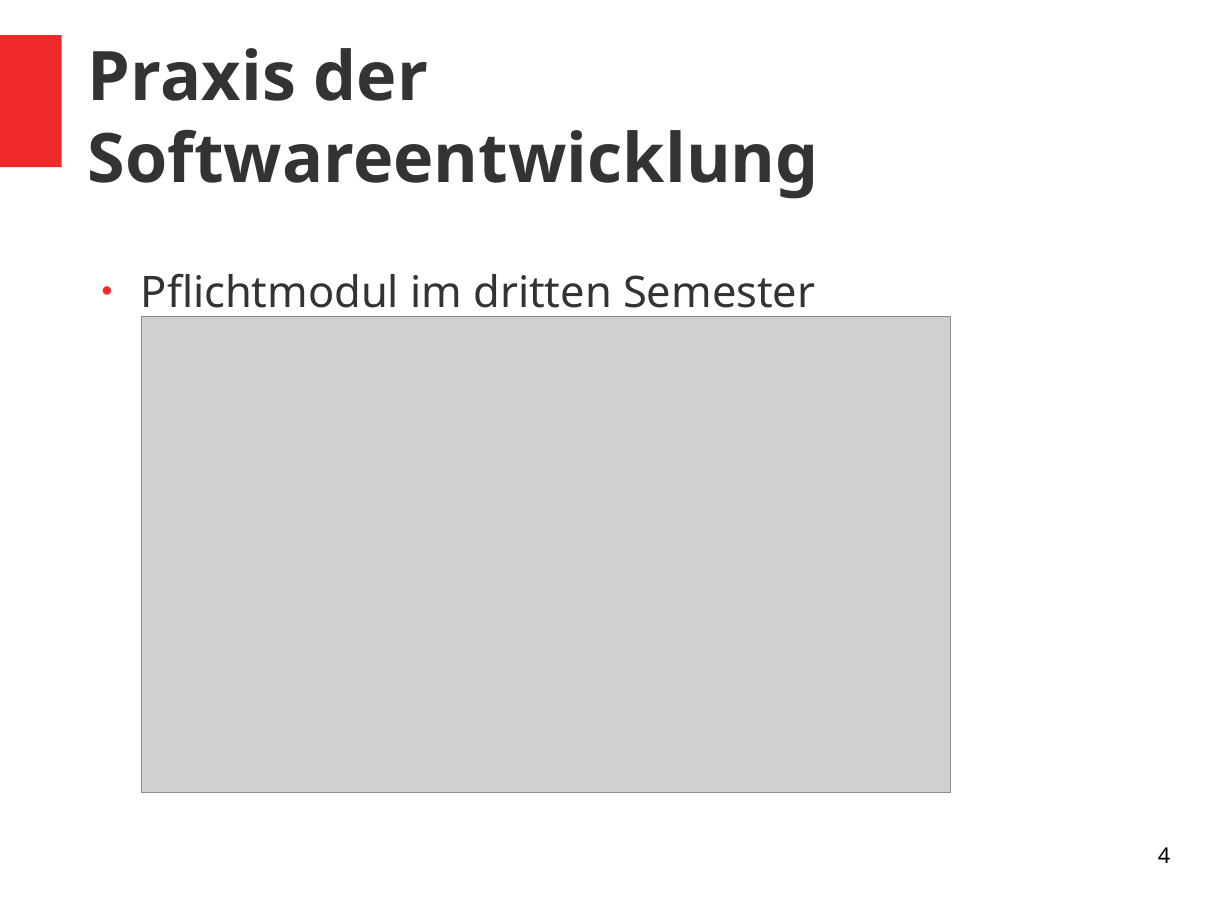
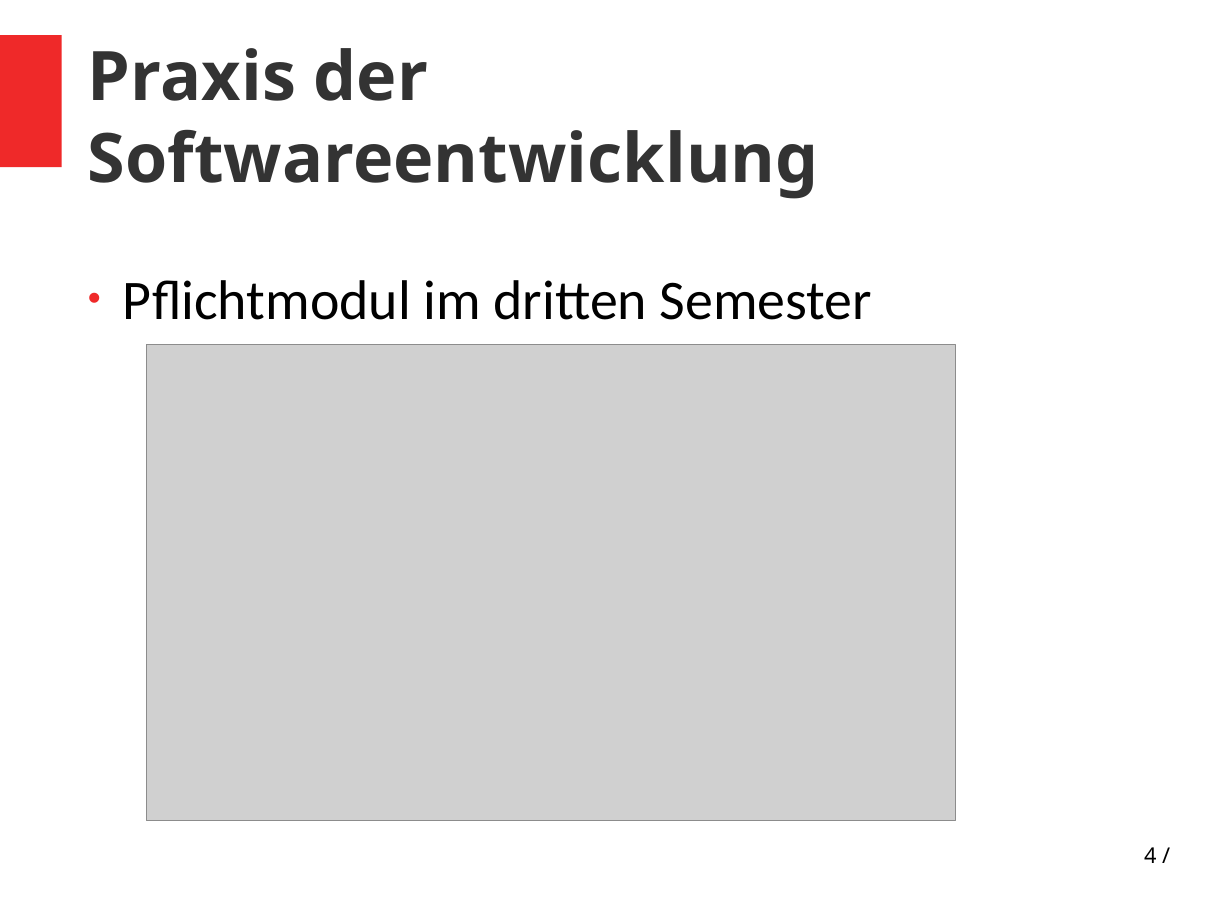
Before and after one commit to vlle1/dokumente-earablesKIT, a slide deck: slide 4 of Abschlusspräsi/Abschlusspräsi.odp. Drawn at 1232x924 pixels with LibreOffice and Linux fonts; fonts in the diff are those of the drawing; grey boxes stand for pictures. Boxes give left, top, right and bottom in pixels: in the first picture for what was removed or moved away, otherwise in the second. Text is boxed around its words. In the diff, an @@ line names an element or a change of style, - is before the commit and + after.

```diff
--- a/Abschlusspräsi/Abschlusspräsi.odp
+++ b/Abschlusspräsi/Abschlusspräsi.odp
@@ text "Pflichtmodul im dritten Semester" at <box>123,280,872,320</box>: size 28 to 36 pt, font Noto Sans to Calibri, text colour #333333 to #000000; bullet ● to • @@
@@ picture: place and size @@
-picture at <box>141,316,950,793</box>
+picture at <box>146,344,956,821</box>
@@ page number at <box>1144,847,1156,863</box>: text changed @@
-4
+4 /
```
Also in this commit, not shown: 16 other slides changed, 5 slides added, 9 slides removed.
